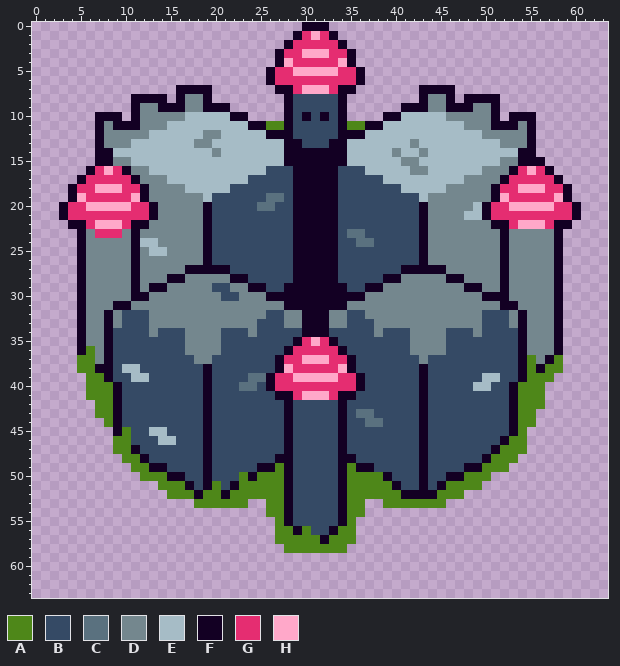
Pixel-art sprite, stored at public/assets/Tiles/Sections/Cities/plainsCity01.png. Above, as it was before the edit.
The file is 64x64 pixels.
Palette (. is transparent): A #4e8719  B #354a65  C #5a717f  D #74878e  E #a6bcc6  F #130023  G #e52d71  H #ffa8c9
New version:
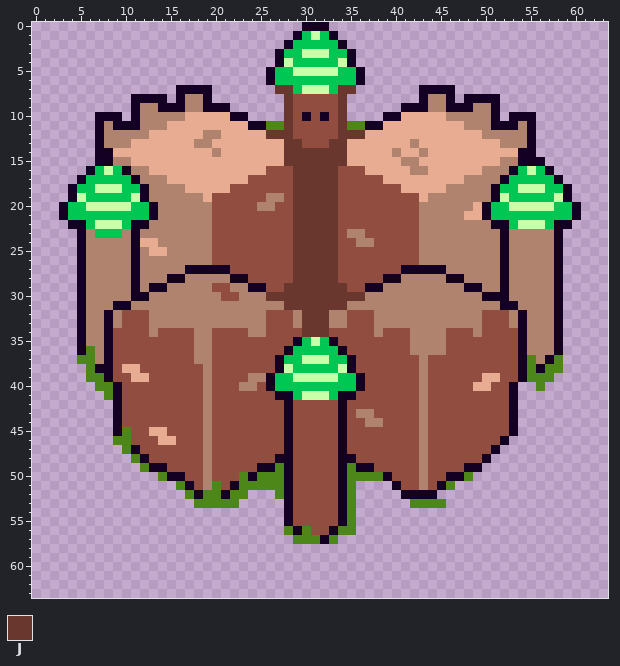
Colours new in this view: J #69372e
From old to new:
colour B: #354a65 -> #914d40
colour D: #74878e -> #b0836f
colour E: #a6bcc6 -> #e8ac92
colour G: #e52d71 -> #00c754
colour H: #ffa8c9 -> #c8ffa8
Changed rows in their new state; - is a pixel that keeps its letter.
first column x 5:
 7 ----------------------JJ-----JJ---------------------
 8 -----------------------J-----J----------------------
 9 -----------------------J-----J----------------------
10 -----------------------J-----J----------------------
11 -----------------------J-----J----------------------
12 ---------------------JJJ-----JJJ--------------------
13 -----------------------JJ---JJ----------------------
14 -----------------------JJJJJJJ----------------------
15 -----------------------JJJJJJJ----------------------
16 ------------------------JJJJJ-----------------------
17 ------------------------JJJJJ-----------------------
18 ------------------------JJJJJ-----------------------
19 ---------------------DD-JJJJJ-----------------------
20 --------------D-----DD--JJJJJ---------D-------------
21 --------------D---------JJJJJ---------D-------------
22 --------------D---------JJJJJ---------D-------------
23 --------------D---------JJJJJ-DD------D-------------
24 --------------D---------JJJJJ--DD-----D-------------
25 --------------D---------JJJJJ---------D-------------
26 --------------D---------JJJJJ---------D-------------
27 ------------------------JJJJJ-----------------------
28 ------------------------JJJJJ-----------------------
29 -----------------------JJJJJJJ----------------------
30 ---------------------JJJJJJJJJJJ--------------------
31 -----------------------JJJJJJJ----------------------
32 -----------------------B-JJJ----B-------------------
33 --------------------D--B-JJJ------------------------
34 ------------B--B----D----JJJ------------------------
35 ------------B--B------------------------------------
36 ------------B--B------------------------------------
38 .-------------D-----------------------D-------------
39 --------------D----DD-----------------D-------------
40 -.------------D---DD------------------D----------..-
41 -..-----------D-----------------------D----------...
42 --..----------D-----------------------D----------...
43 --..----------D----------------DD-----D----------..-
44 ---.----------D-----------------DD----D----------..-
45 --------------D-----------------------D----------.--
46 --------------D-----------------------D---------..--
47 ----.---------D-----------------------D--------...--
48 -----.--------D-----------------------D-------...---
49 ------.-------D-----------------------D------...----
50 -------..-----D-----------------------D-----..------
51 ---------..---D----------------....---D---...-------
52 ----------..-------...---------.....----...---------
53 ------------------.--..--------.--...---------------
54 ---------------------..--------.--------------------
55 ----------------------.-----------------------------
56 ----------------------.-----------------------------
57 ----------------------..-----..---------------------
58 -----------------------.......----------------------
Pixel boxes of the changes (left, top, right, bottom) in both pictures:
changed: (68, 31, 572, 553)
